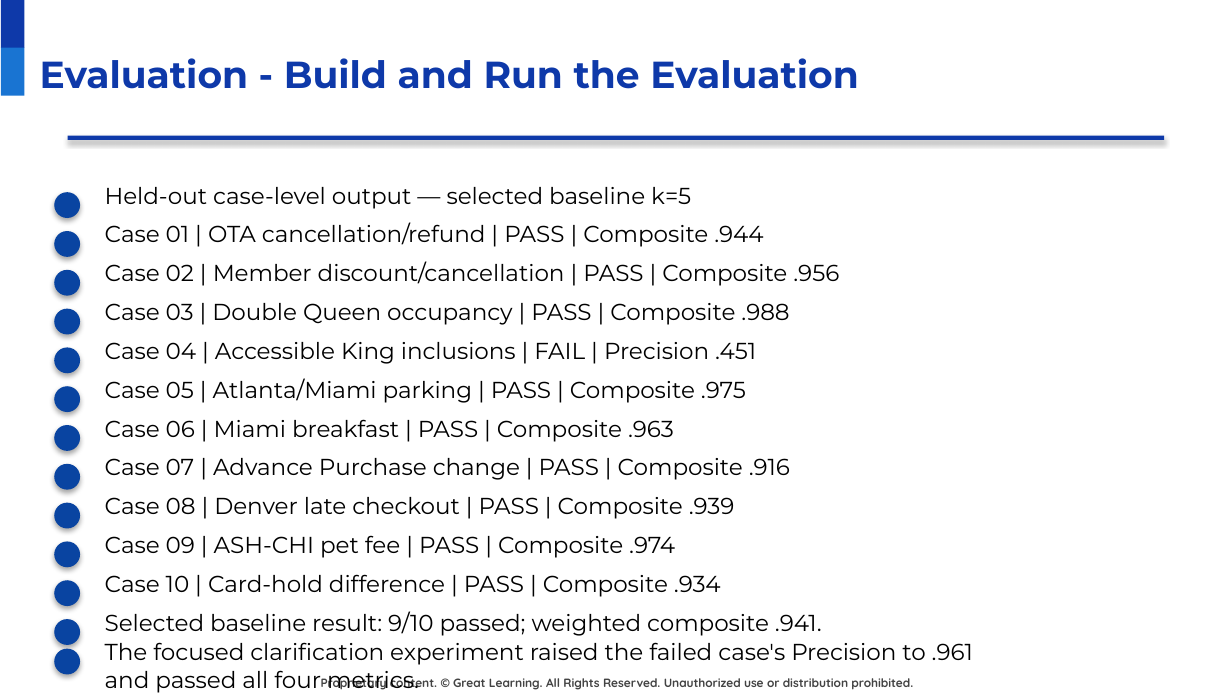
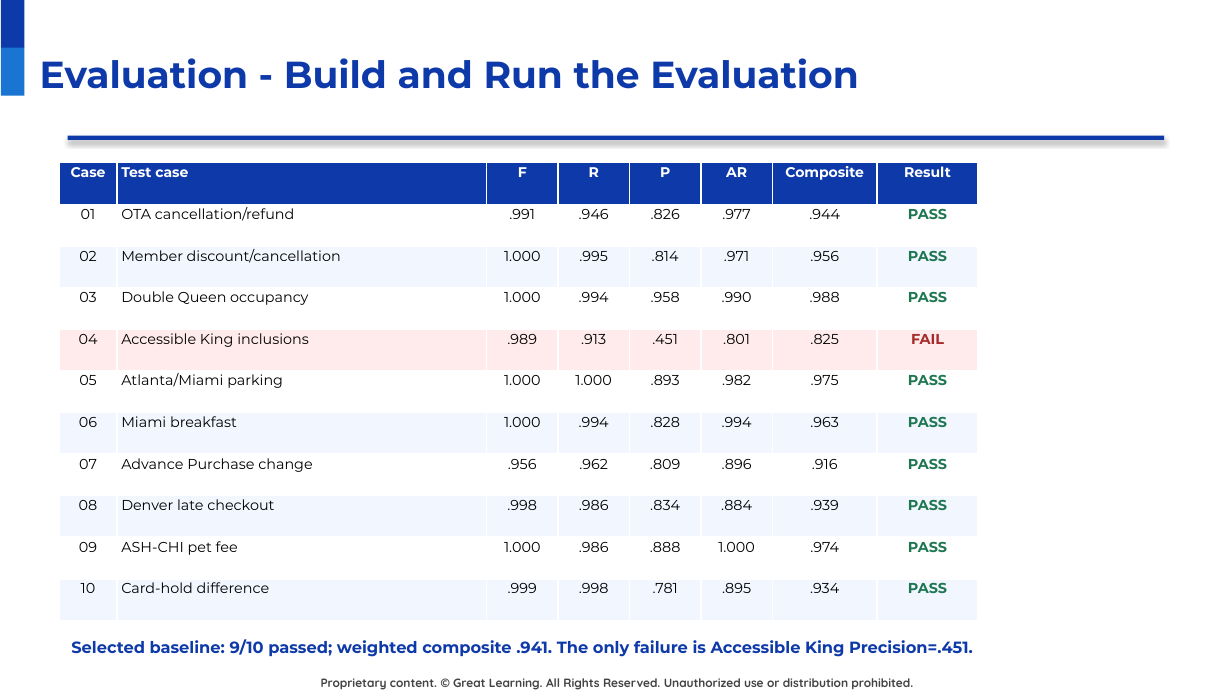
Before and after one commit to raovutukoor1/aurora-stay-qna, a slide deck: slide 19 of presentations/Aurora_Stays_RAG_Project_Presentation_Template_Style.pptx. Drawn at 1232x693 pixels with LibreOffice and Linux fonts; fonts in the diff are those of the drawing; background and template pictures are left out. Boxes give left, top, right and bottom in pixels: in the first picture for what was removed or moved away, otherwise in the second. Text is boxed around its words. In the diff, an @@ line names an element or a change of style, - is before the commit and + after.

Commit message:
Convert slide 19 results to a table

```diff
--- a/presentations/Aurora_Stays_RAG_Project_Presentation_Template_Style.pptx
+++ b/presentations/Aurora_Stays_RAG_Project_Presentation_Template_Style.pptx
@@ table added at box(59, 163, 978, 621), 11 rows, 8 columns @@
+Case | Test case | F | R | P | AR | Composite | Result
+01 | OTA cancellation/refund | .991 | .946 | .826 | .977 | .944 | PASS
+02 | Member discount/cancellation | 1.000 | .995 | .814 | .971 | .956 | PASS
+03 | Double Queen occupancy | 1.000 | .994 | .958 | .990 | .988 | PASS
+04 | Accessible King inclusions | .989 | .913 | .451 | .801 | .825 | FAIL
+05 | Atlanta/Miami parking | 1.000 | 1.000 | .893 | .982 | .975 | PASS
+06 | Miami breakfast | 1.000 | .994 | .828 | .994 | .963 | PASS
+07 | Advance Purchase change | .956 | .962 | .809 | .896 | .916 | PASS
+08 | Denver late checkout | .998 | .986 | .834 | .884 | .939 | PASS
+09 | ASH-CHI pet fee | 1.000 | .986 | .888 | 1.000 | .974 | PASS
+10 | Card-hold difference | .999 | .998 | .781 | .895 | .934 | PASS
@@ ellipse removed at box(54, 192, 80, 218) @@
@@ text removed at box(105, 187, 691, 209) @@
-Held-out case-level output — selected baseline k=5
@@ ellipse removed at box(54, 232, 80, 257) @@
@@ text removed at box(105, 222, 763, 247) @@
-Case 01 | OTA cancellation/refund | PASS | Composite .944
@@ text removed at box(105, 261, 839, 286) @@
-Case 02 | Member discount/cancellation | PASS | Composite .956
@@ ellipse removed at box(54, 270, 80, 296) @@
@@ ellipse removed at box(54, 308, 80, 334) @@
@@ text removed at box(105, 303, 789, 325) @@
-Case 03 | Double Queen occupancy | PASS | Composite .988
@@ ellipse removed at box(54, 347, 80, 373) @@
@@ text removed at box(105, 342, 756, 364) @@
-Case 04 | Accessible King inclusions | FAIL | Precision .451
@@ ellipse removed at box(54, 386, 80, 411) @@
@@ text removed at box(105, 378, 746, 403) @@
-Case 05 | Atlanta/Miami parking | PASS | Composite .975
@@ text removed at box(105, 419, 674, 442) @@
-Case 06 | Miami breakfast | PASS | Composite .963
@@ ellipse removed at box(54, 425, 80, 451) @@
@@ ellipse removed at box(54, 463, 80, 489) @@
@@ text removed at box(105, 458, 790, 480) @@
-Case 07 | Advance Purchase change | PASS | Composite .916
@@ ellipse removed at box(54, 503, 80, 529) @@
@@ text removed at box(105, 497, 735, 519) @@
-Case 08 | Denver late checkout | PASS | Composite .939
@@ text removed at box(105, 535, 675, 558) @@
-Case 09 | ASH-CHI pet fee | PASS | Composite .974
@@ ellipse removed at box(54, 541, 80, 567) @@
@@ ellipse removed at box(54, 580, 80, 606) @@
@@ text removed at box(105, 574, 721, 597) @@
-Case 10 | Card-hold difference | PASS | Composite .934
@@ ellipse removed at box(54, 620, 80, 646) @@
@@ ellipse removed at box(54, 648, 80, 674) @@
@@ text at box(71, 639, 973, 657): text changed; size 13.5 to 9.5 pt; text colour #000000 to #0E39A9; bold on @@
-Selected baseline result: 9/10 passed; weighted composite .941.
+Selected baseline: 9/10 passed; weighted composite .941. The only failure is Accessible King Precision=.451.
@@ text removed at box(105, 642, 973, 693) @@
-The focused clarification experiment raised the failed case's Precision to .961 and passed all four metrics.
```
Also in this commit, not shown: 2 other files.
